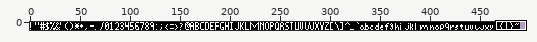
One commit to this pixel-art file: font/font.ase. Above, an overview of the earlier version with the close-up marked.
Close-up. Old version:
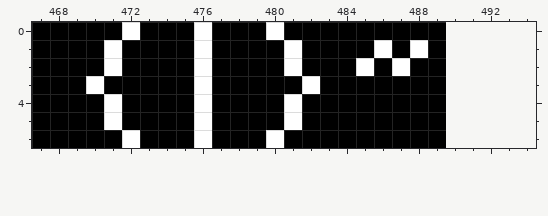
490x7 pixels, 1 frame. Shown: x 467..494, y 0..6. The old version is drawn lined up with the new one, on the new canvas.
Once edited:
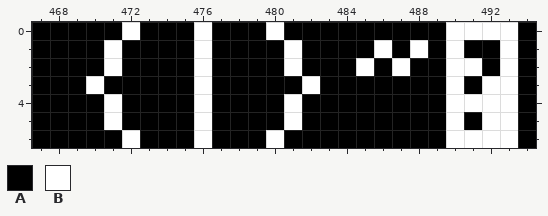
Palette (. is transparent): A #000000  B #ffffff
Commit: Add question mark block to font
Change:
canvas 490x7 -> 495x7
The author put colour A in row 0 at x 494; in row 1 at x 491 to 492 and 494; in row 2 at x 492 and 494; in row 3 at x 491 and 494; in row 4 at x 494; in row 5 at x 491 and 494.
The author put colour A in row 6 at x 494.
The author put colour B in row 0 at x 490 to 493; in row 1 at x 490 and 493; in row 2 at x 490 to 491 and 493; in row 3 at x 490 and 492 to 493; in row 4 at x 490 to 493; in row 5 at x 490 and 492 to 493.
The author put colour B in row 6 at x 490 to 493.
